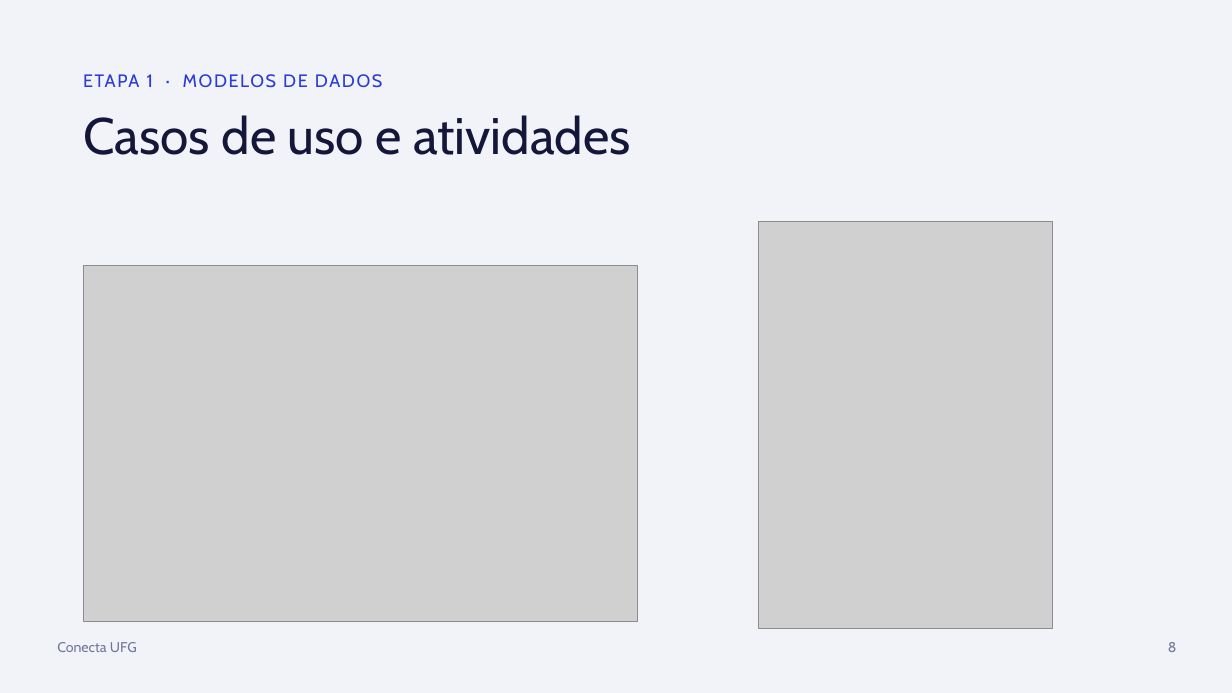
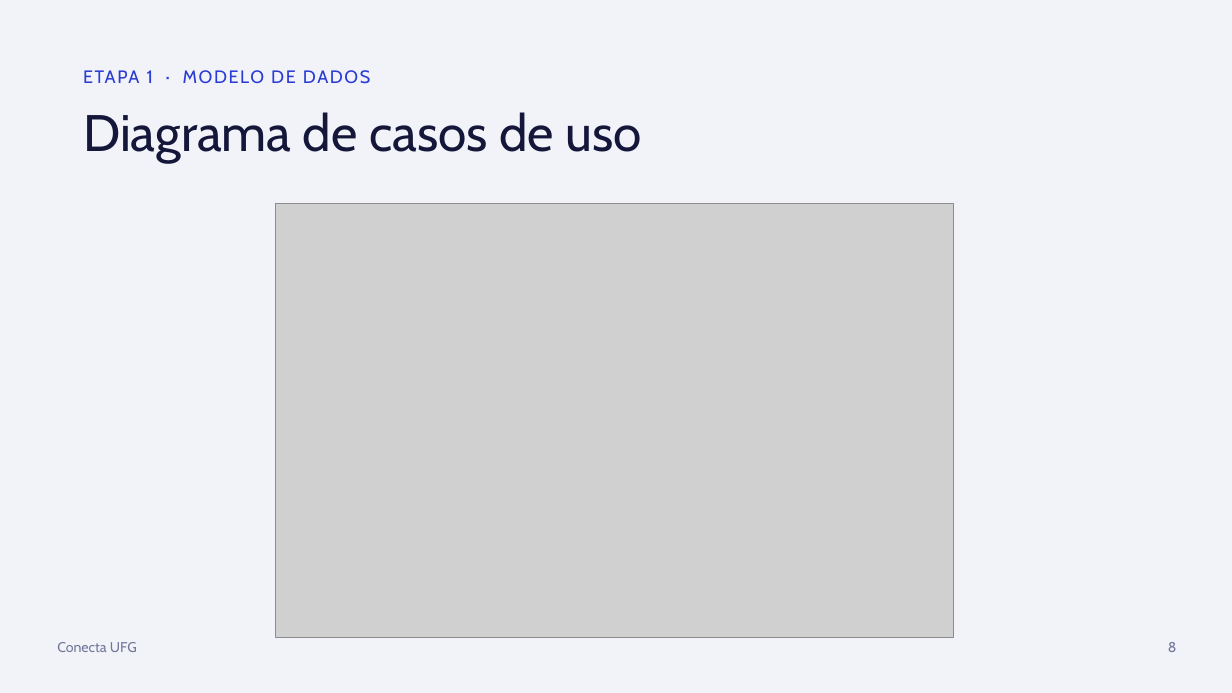
Before and after one commit to conecta-ufg/conecta-ufg, a slide deck: slide 9 of 05-Apresentacao/Apresentacao_Conecta_UFG.pptx. Drawn at 1232x693 pixels with LibreOffice and Linux fonts; fonts in the diff are those of the drawing; grey boxes stand for pictures. Boxes give left, top, right and bottom in pixels: in the first picture for what was removed or moved away, otherwise in the second. Text is boxed around its words. In the diff, an @@ line names an element or a change of style, - is before the commit and + after.

```diff
--- a/05-Apresentacao/Apresentacao_Conecta_UFG.pptx
+++ b/05-Apresentacao/Apresentacao_Conecta_UFG.pptx
@@ text at bbox=[83, 70, 370, 84]: text changed @@
-ETAPA 1 · MODELOS DE DADOS
+ETAPA 1 · MODELO DE DADOS
@@ text at bbox=[83, 112, 642, 162]: text changed @@
-Casos de uso e atividades
+Diagrama de casos de uso
@@ picture: place and size @@
-picture at bbox=[83, 266, 638, 622]
+picture at bbox=[275, 203, 953, 638]
@@ picture removed at bbox=[759, 222, 1054, 628] @@
```
Also in this commit, not shown: 12 other slides changed, 2 slides added, 1 slide removed, 2 other files.
